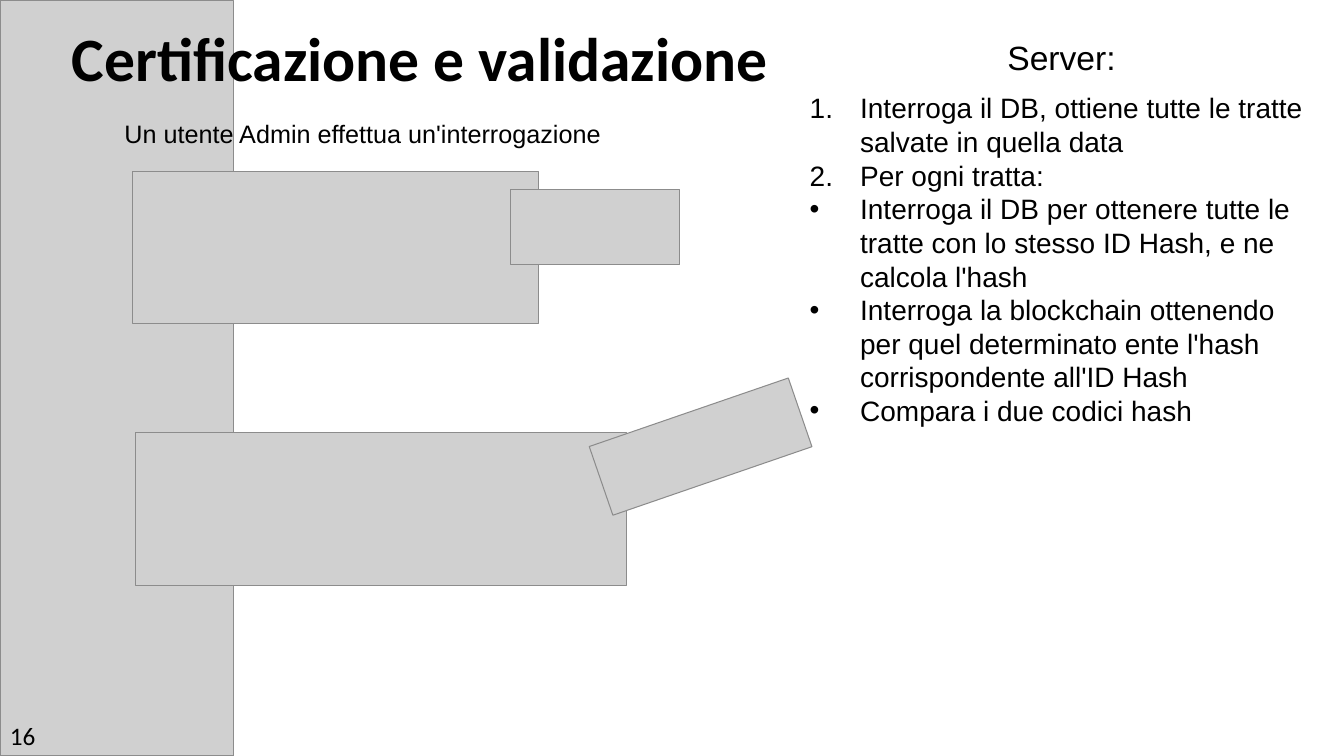
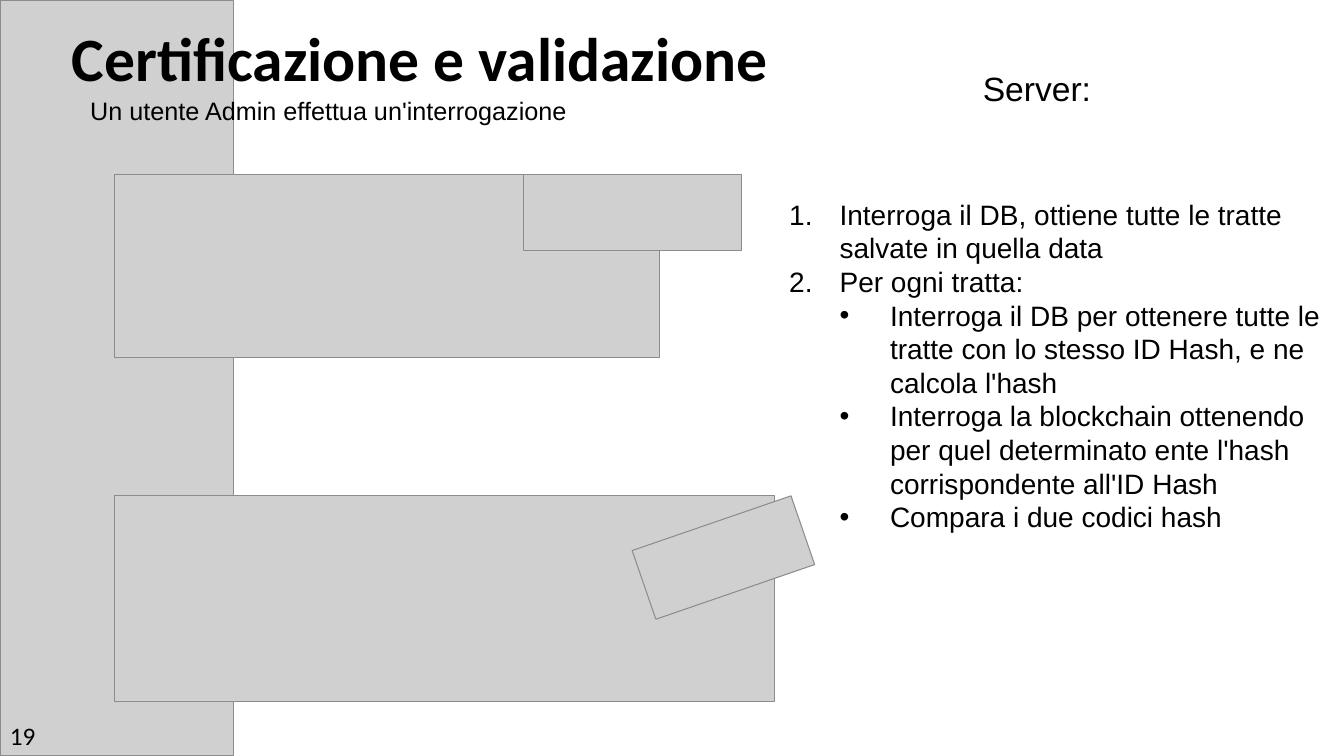
Before and after one commit to MrSecret35/Tesi_Triennale_Blockchain, a slide deck: slide 19 of presentazione_laurea/Presentazione_Laurea.pptx (slide 16 before the commit). Drawn at 1344x756 pixels with LibreOffice and Linux fonts; fonts in the diff are those of the drawing; grey boxes stand for pictures. Boxes give left, top, right and bottom in pixels: in the first picture for what was removed or moved away, otherwise in the second. Text is boxed around its words. In the diff, an @@ line names an element or a change of style, - is before the commit and + after.

```diff
--- a/presentazione_laurea/Presentazione_Laurea.pptx
+++ b/presentazione_laurea/Presentazione_Laurea.pptx
@@ text "Server:": place and size @@
-text "Server:" at (1007,46,1115,71)
+text "Server:" at (983,77,1091,102)
@@ text "Un utente Admin effettua un'interrogazione": place and size @@
-text "Un utente Admin effettua un'interrogazione" at (124,123,600,149)
+text "Un utente Admin effettua un'interrogazione" at (90,100,566,126)
@@ picture: place and size @@
-picture at (133,171,539,324)
+picture at (115,175,660,358)
@@ picture: place and size @@
-picture at (510,190,680,265)
+picture at (523,175,741,251)
@@ text "Interroga il DB, ottiene tutte ...": place and size @@
-text "Interroga il DB, ottiene tutte ..." at (860,97,1302,426)
+text "Interroga il DB, ottiene tutte ..." at (840,204,1320,532)
@@ text at (890,305,1320,532): list level 1 to 2 in "Interroga il DB per ottenere ..."; list level 1 to 2 in "Interroga la blockchain ottenendo per ..."; list level 1 to 2 in "Compara i due codici hash" @@
@@ picture: place and size @@
-picture at (136,433,627,586)
+picture at (114,496,774,702)
@@ picture: place and size @@
-picture at (590,378,813,515)
+picture at (632,496,815,619)
@@ text at (10,728,36,745): text changed @@
-16
+19
```
Also in this commit, not shown: 15 other slides changed, 4 slides added, 2 slides removed, 8 other files.
